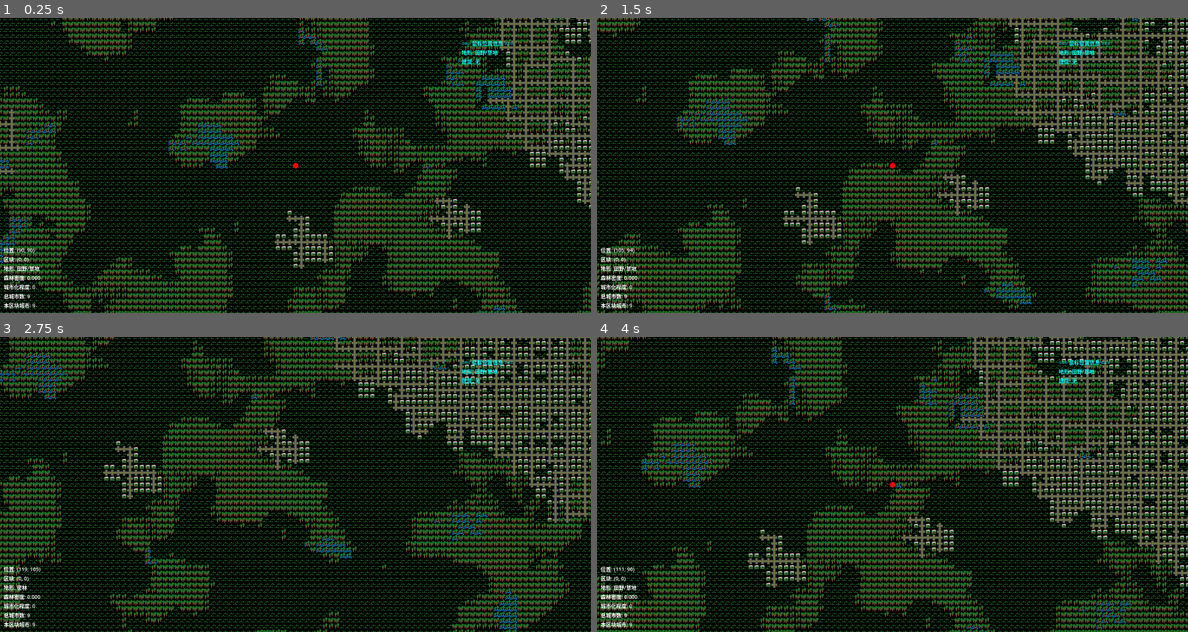
Above: before the commit, frames 1-4 (two rows, left to right).
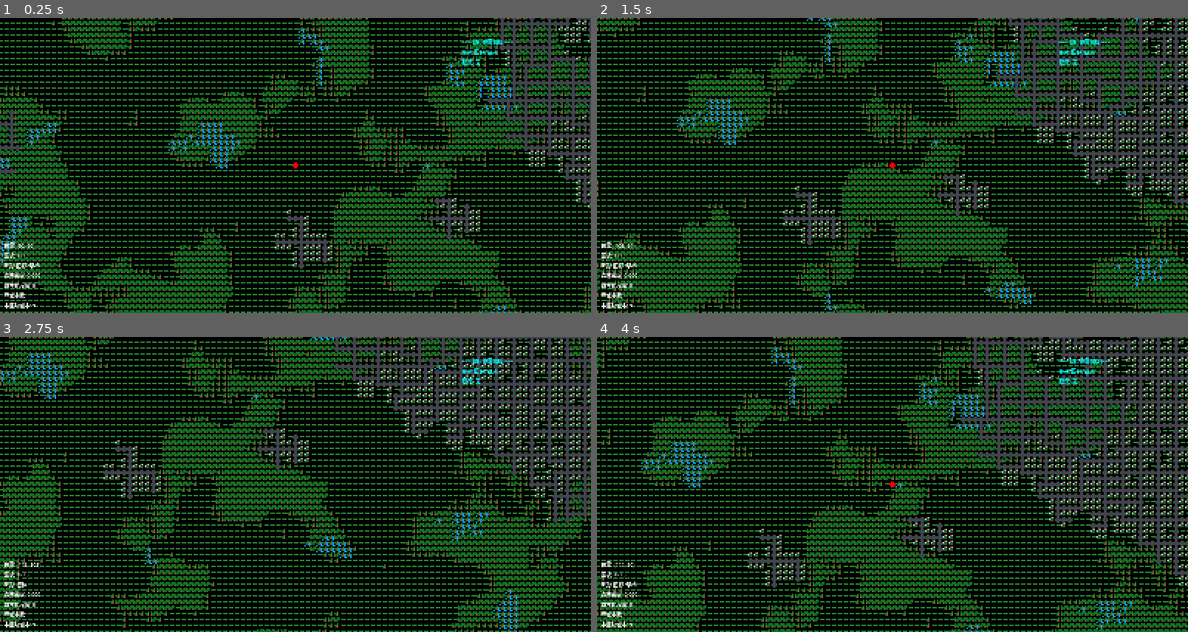
Above: after the commit, the same moments.

Repository: AliveGh0st/overmapchunkdemo
Game: Godot game, scene res://overmap_system.tscn
Two runs of this game, one before a commit and one after it. Both use one fixed random seed, a clock stepped at 60 frames per second and the inputs below.
Inputs (mouse positions are in pixels of both pictures, inside the frame that each line leads up to):
- Up to frame 1 (0.25 s): no input
- Up to frame 2 (1.5 s): tap Enter at 0.5 s; move the mouse to (1022, 150) at 0.52 s; hold Right (ui_right) 0.53-1.28 s; tap Tab at 0.6 s; click (1022, 150) at 0.67 s; move the mouse to (774, 180) at 1.27 s; hold Down (ui_down) from 1.28 s (still down); tap I at 1.35 s
- Up to frame 3 (2.75 s): move the mouse to (354, 419) at 2.02 s; release Down (ui_down) at 2.03 s; hold Right (ui_right) from 2.03 s (still down); tap Tab at 2.1 s
- Up to frame 4 (4 s): move the mouse to (862, 543) at 2.77 s; release Right (ui_right) at 2.78 s; hold Up (ui_up) 2.78-3.53 s; tap I at 2.85 s; click (862, 543) at 2.92 s; move the mouse to (1069, 528) at 3.52 s; hold Left (ui_left) from 3.53 s (still down); tap Tab at 3.6 s

The runs differ from the first frame. In frame 1, 34% of the frame differs, in the area x 0-100%, y 0-100%; in frame 2, 35%; in frame 3, 35%; in frame 4, 36%.

Commit message:
移除内部绘制地形tileset功能，全部使用外部tres tileset资源。

Diff:
--- a/config_manager.gd
+++ b/config_manager.gd
@@ -14,9 +14,7 @@
 	const BORDER_THRESHOLD: int = 11  ## 触发新区块生成的边界阈值
 
 	## TileSet 资源配置
-	const USE_EXTERNAL_TILESET: bool = true  ## 推荐使用外部 TileSet 资源
 	const TERRAIN_TILESET_PATH: String = "res://assets/tilesets/overmap.tres"  ## 地形 TileSet 路径
-	const PLAYER_TILESET_PATH: String = "res://assets/tilesets/player_tileset.tres"  ## 玩家标记 TileSet 路径
 
 # ============================================================================
 # 地形系统配置
@@ -50,20 +48,11 @@
 	}
 
 # ============================================================================
-# 颜色方案配置
+# 颜色方案配置（仅用于玩家标记）
 # ============================================================================
 class ColorConfig:
-	## 基于CDDA终端风格的颜色配置
-	const TERRAIN_COLOR: Color = Color.YELLOW
+	## 玩家标记颜色配置
 	const PLAYER_COLOR: Color = Color.RED
-	const RIVER_COLOR: Color = Color.BLUE
-	const LAKE_SURFACE_COLOR: Color = Color.BLUE
-	const LAKE_SHORE_COLOR: Color = Color.DARK_GRAY
-	const FOREST_COLOR: Color = Color.DARK_GREEN
-	const FOREST_THICK_COLOR: Color = Color.FOREST_GREEN
-	const SWAMP_COLOR: Color = Color(0.4, 0.6, 0.3, 1.0)
-	const ROAD_COLOR: Color = Color.GRAY       ## 道路颜色
-	const CITY_COLOR: Color = Color.WHITE      ## 城市建筑颜色
 
 # ============================================================================
 # 玩家配置
@@ -333,19 +322,6 @@
 func get_player_color() -> Color:
 	return ColorConfig.PLAYER_COLOR
 
-func get_terrain_color(terrain_type: int) -> Color:
-	match terrain_type:
-		TerrainConfig.TYPE_LAND: return ColorConfig.TERRAIN_COLOR
-		TerrainConfig.TYPE_RIVER: return ColorConfig.RIVER_COLOR
-		TerrainConfig.TYPE_LAKE_SURFACE: return ColorConfig.LAKE_SURFACE_COLOR
-		TerrainConfig.TYPE_LAKE_SHORE: return ColorConfig.LAKE_SHORE_COLOR
-		TerrainConfig.TYPE_FOREST: return ColorConfig.FOREST_COLOR
-		TerrainConfig.TYPE_FOREST_THICK: return ColorConfig.FOREST_THICK_COLOR
-		TerrainConfig.TYPE_SWAMP: return ColorConfig.SWAMP_COLOR
-		TerrainConfig.TYPE_ROAD: return ColorConfig.ROAD_COLOR
-		TerrainConfig.TYPE_CITY_TILE: return ColorConfig.CITY_COLOR
-		_: return Color.WHITE
-
 ## 获取地形类型对应的瓦片坐标
 func get_atlas_coords_for_terrain(terrain_type: int) -> Vector2i:
 	return TerrainConfig.TERRAIN_TO_ATLAS_COORDS.get(terrain_type, Vector2i(-1, -1))
--- a/overmap_renderer.gd
+++ b/overmap_renderer.gd
@@ -205,7 +205,7 @@
 	"""
 	初始化TileMapLayer渲染系统
 	创建地形图层和玩家图层，设置对应的TileSet资源
-	支持使用外部 .tres 文件或程序生成的 TileSet
+	地形图层使用外部 .tres 文件，玩家图层使用程序生成的 TileSet
 	"""
 	# 创建地形渲染图层
 	tile_map_layer = TileMapLayer.new()
@@ -217,23 +217,17 @@
 	player_tile_map_layer.name = "PlayerLayer"
 	add_child(player_tile_map_layer)
 
-	# 为地形图层设置 TileSet（根据配置选择外部资源或程序生成）
-	if Config.RenderConfig.USE_EXTERNAL_TILESET:
-		tile_set_resource = load_external_terrain_tileset()
-	else:
-		tile_set_resource = create_terrain_tileset()
+	# 为地形图层设置外部 TileSet
+	tile_set_resource = load_external_terrain_tileset()
 	tile_map_layer.tile_set = tile_set_resource
 
-	# 为玩家图层设置 TileSet（根据配置选择外部资源或程序生成）
-	var player_tileset: TileSet
-	if Config.RenderConfig.USE_EXTERNAL_TILESET:
-		player_tileset = load_external_player_tileset()
-	else:
-		player_tileset = create_player_tileset()
+	# 为玩家图层设置程序生成的 TileSet
+	var player_tileset: TileSet = create_player_tileset()
 	player_tile_map_layer.tile_set = player_tileset
 
 	print("TileMapLayers created with tile_size: ", tile_set_resource.tile_size)
-	print("Using external tileset: ", Config.RenderConfig.USE_EXTERNAL_TILESET)
+	print("Using external terrain tileset from: ", Config.RenderConfig.TERRAIN_TILESET_PATH)
+	print("Using procedural player tileset")
 	print("Terrain layer position: ", tile_map_layer.position)
 	print("Player layer position: ", player_tile_map_layer.position)
 
@@ -242,7 +236,7 @@
 func load_external_terrain_tileset() -> TileSet:
 	"""
 	加载外部地形 TileSet 资源文件
-	如果加载失败，则回退到程序生成的 TileSet
+	这是唯一的地形 TileSet 加载方式，必须成功加载
 	"""
 	var tileset_path = Config.RenderConfig.TERRAIN_TILESET_PATH
 
@@ -252,95 +246,15 @@
 			print("外部地形 TileSet 加载成功: ", tileset_path)
 			return loaded_tileset
 		else:
-			print("警告: 无法将资源作为 TileSet 加载: ", tileset_path)
+			push_error("无法将资源作为 TileSet 加载: " + tileset_path)
 	else:
-		print("警告: 外部地形 TileSet 文件不存在: ", tileset_path)
-
-	print("回退到程序生成的地形 TileSet")
-	return create_terrain_tileset()
-
-func load_external_player_tileset() -> TileSet:
-	"""
-	加载外部玩家标记 TileSet 资源文件
-	如果加载失败，则回退到程序生成的 TileSet
-	"""
-	var tileset_path = Config.RenderConfig.PLAYER_TILESET_PATH
-
-	if ResourceLoader.exists(tileset_path):
-		var loaded_tileset = load(tileset_path) as TileSet
-		if loaded_tileset != null:
-			print("外部玩家 TileSet 加载成功: ", tileset_path)
-			return loaded_tileset
-		else:
-			print("警告: 无法将资源作为 TileSet 加载: ", tileset_path)
-	else:
-		print("警告: 外部玩家 TileSet 文件不存在: ", tileset_path)
-
-	print("回退到程序生成的玩家 TileSet")
-	return create_player_tileset()
-
-func create_terrain_tileset() -> TileSet:
-	"""
-	创建简单的地形TileSet资源（备用方案）
-	当外部TileSet不可用时，创建一个基本的单色瓦片集
-	推荐使用外部TileSet资源以获得更好的视觉效果
-	"""
-	print("警告: 正在使用简化的程序生成TileSet，建议使用外部TileSet资源")
-
-	var tileset = TileSet.new()
-	tileset.tile_size = Vector2i(Config.RenderConfig.TILE_SIZE, Config.RenderConfig.TILE_SIZE)
-
-	var atlas_source = TileSetAtlasSource.new()
-
-	# 创建一个简单的4x3网格布局的图集
-	var tile_pixel_size = Config.RenderConfig.TILE_SIZE
-	var atlas_width = 4 * tile_pixel_size
-	var atlas_height = 3 * tile_pixel_size
-	var atlas_image = Image.create(atlas_width, atlas_height, false, Image.FORMAT_RGBA8)
-
-	# 填充透明背景
-	atlas_image.fill(Color(0, 0, 0, 0))
-
-	# 为每种地形类型在对应坐标位置绘制简单的颜色块
-	var terrain_mappings = [
-		[Config.TerrainConfig.TYPE_LAND, Vector2i(0, 0), Config.ColorConfig.TERRAIN_COLOR],
-		[Config.TerrainConfig.TYPE_RIVER, Vector2i(1, 0), Config.ColorConfig.RIVER_COLOR],
-		[Config.TerrainConfig.TYPE_LAKE_SURFACE, Vector2i(2, 0), Config.ColorConfig.LAKE_SURFACE_COLOR],
-		[Config.TerrainConfig.TYPE_LAKE_SHORE, Vector2i(3, 0), Config.ColorConfig.LAKE_SHORE_COLOR],
-		[Config.TerrainConfig.TYPE_FOREST, Vector2i(0, 1), Config.ColorConfig.FOREST_COLOR],
-		[Config.TerrainConfig.TYPE_FOREST_THICK, Vector2i(1, 1), Config.ColorConfig.FOREST_THICK_COLOR],
-		[Config.TerrainConfig.TYPE_SWAMP, Vector2i(2, 1), Config.ColorConfig.SWAMP_COLOR],
-		[Config.TerrainConfig.TYPE_ROAD, Vector2i(3, 1), Config.ColorConfig.ROAD_COLOR],
-		[Config.TerrainConfig.TYPE_CITY_TILE, Vector2i(0, 2), Config.ColorConfig.CITY_COLOR]
-	]
-
-	# 绘制每个地形类型的简单颜色块
-	for mapping in terrain_mappings:
-		var terrain_type = mapping[0]
-		var grid_pos = mapping[1]
-		var color = mapping[2]
-
-		var start_x = grid_pos.x * tile_pixel_size
-		var start_y = grid_pos.y * tile_pixel_size
-
-		# 绘制简单的颜色块
-		for x in range(tile_pixel_size):
-			for y in range(tile_pixel_size):
-				atlas_image.set_pixel(start_x + x, start_y + y, color)
-
-		# 在TileSetAtlasSource中创建对应的瓦片
-		var atlas_coords = Config.TerrainConfig.TERRAIN_TO_ATLAS_COORDS.get(terrain_type, Vector2i(-1, -1))
-		if atlas_coords.x >= 0 and atlas_coords.y >= 0:
-			atlas_source.create_tile(atlas_coords)
-
-	# 设置纹理到atlas_source
-	var atlas_texture = ImageTexture.new()
-	atlas_texture.set_image(atlas_image)
-	atlas_source.texture = atlas_texture
-	atlas_source.texture_region_size = Vector2i(tile_pixel_size, tile_pixel_size)
-
-	tileset.add_source(atlas_source, 0)
-	return tileset
+		push_error("外部地形 TileSet 文件不存在: " + tileset_path)
+
+	# 如果外部 TileSet 加载失败，创建一个空的 TileSet 避免崩溃
+	push_error("地形 TileSet 加载失败，请检查文件路径和格式")
+	var emergency_tileset = TileSet.new()
+	emergency_tileset.tile_size = Vector2i(Config.RenderConfig.TILE_SIZE, Config.RenderConfig.TILE_SIZE)
+	return emergency_tileset
 
 func create_player_tileset() -> TileSet:
 	"""
@@ -1531,99 +1445,6 @@
 		print("沼泽生成统计 - 区块 ", chunk_coord, ": 河流数=", _river_count,
 			  ", 森林检查=", forest_checked, ", 沼泽生成=", swamp_generated)
 
-func _draw_tree_shape(atlas_image: Image, start_y: int, tile_pixel_size: int, color: Color, is_thick: bool):
-	"""
-	绘制树形图案到纹理图集
-	使用多个圆形叠加模拟树冠效果，密林比普通森林更茂密
-	"""
-	var center_x = int(float(tile_pixel_size) / 2.0)
-	var center_y = int(float(tile_pixel_size) / 2.0)
-
-	# 树干参数
-	var trunk_width = 2.0
-	var trunk_height = int(float(tile_pixel_size) * 0.5)  # 树干高度为瓦片的50%
-	var trunk_start_y = tile_pixel_size - trunk_height
-
-	# 树冠参数 - 根据森林类型调整大小
-	var main_crown_radius = int(float(tile_pixel_size) * 0.3)  # 主树冠半径
-	var small_crown_radius = int(float(tile_pixel_size) * 0.2)  # 小树冠半径
-
-	if is_thick:
-		# 密林的树冠更大更茂密
-		main_crown_radius = int(float(tile_pixel_size) * 0.35)
-		small_crown_radius = int(float(tile_pixel_size) * 0.25)
-
-	# 绘制主树冠（中心圆形）
-	for x in range(tile_pixel_size):
-		for y in range(tile_pixel_size):
-			var dx = float(x) - float(center_x)
-			var dy = float(y) - float(center_y - 1)  # 主树冠稍微向上偏移
-			var distance = sqrt(dx * dx + dy * dy)
-
-			if distance <= main_crown_radius:
-				atlas_image.set_pixel(x, start_y + y, color)
-
-	# 绘制左上角小树冠
-	var left_crown_x = center_x - int(main_crown_radius * 0.6)
-	var left_crown_y = center_y - int(main_crown_radius * 0.4) - 1
-	for x in range(tile_pixel_size):
-		for y in range(tile_pixel_size):
-			var dx = float(x) - float(left_crown_x)
-			var dy = float(y) - float(left_crown_y)
-			var distance = sqrt(dx * dx + dy * dy)
-
-			if distance <= small_crown_radius:
-				atlas_image.set_pixel(x, start_y + y, color)
-
-	# 绘制右上角小树冠
-	var right_crown_x = center_x + int(main_crown_radius * 0.6)
-	var right_crown_y = center_y - int(main_crown_radius * 0.4) - 1
-	for x in range(tile_pixel_size):
-		for y in range(tile_pixel_size):
-			var dx = float(x) - float(right_crown_x)
-			var dy = float(y) - float(right_crown_y)
-			var distance = sqrt(dx * dx + dy * dy)
-
-			if distance <= small_crown_radius:
-				atlas_image.set_pixel(x, start_y + y, color)
-
-	# 密林额外的小树冠（更茂密的效果）
-	if is_thick:
-		# 左下角小树冠
-		var left_bottom_x = center_x - int(main_crown_radius * 0.4)
-		var left_bottom_y = center_y + int(main_crown_radius * 0.3)
-		for x in range(tile_pixel_size):
-			for y in range(tile_pixel_size):
-				var dx = float(x) - float(left_bottom_x)
-				var dy = float(y) - float(left_bottom_y)
-				var distance = sqrt(dx * dx + dy * dy)
-
-				if distance <= small_crown_radius * 0.8:
-					atlas_image.set_pixel(x, start_y + y, color)
-
-		# 右下角小树冠
-		var right_bottom_x = center_x + int(main_crown_radius * 0.4)
-		var right_bottom_y = center_y + int(main_crown_radius * 0.3)
-		for x in range(tile_pixel_size):
-			for y in range(tile_pixel_size):
-				var dx = float(x) - float(right_bottom_x)
-				var dy = float(y) - float(right_bottom_y)
-				var distance = sqrt(dx * dx + dy * dy)
-
-				if distance <= small_crown_radius * 0.8:
-					atlas_image.set_pixel(x, start_y + y, color)
-
-	# 绘制树干（矩形，棕黑色）
-	var trunk_left = int(center_x - trunk_width / 2.0)
-	var trunk_right = int(center_x + trunk_width / 2.0)
-	var trunk_color = Color(0.4, 0.2, 0.1, 1.0)  # 棕黑色树干
-
-	for x in range(trunk_left, trunk_right + 1):
-		if x >= 0 and x < tile_pixel_size:
-			for y in range(trunk_start_y, tile_pixel_size):
-				if y >= 0 and y < tile_pixel_size:
-					atlas_image.set_pixel(x, start_y + y, trunk_color)
-
 # ============================================================================
 # 调试信息系统
 # ============================================================================
@@ -1798,68 +1619,6 @@
 
 	return nearest_city
 
-func _draw_swamp_shape(atlas_image: Image, start_y: int, tile_pixel_size: int, color: Color):
-	"""
-	绘制沼泽地形图案到纹理图集
-	使用水面基底加上稀疏的草丛和小树点缀，模拟森林沼泽的外观
-	"""
-	var center_x = int(float(tile_pixel_size) / 2.0)
-	var center_y = int(float(tile_pixel_size) / 2.0)
-
-	# 水面颜色（比基础沼泽色稍暗）
-	var water_color = Color(color.r * 0.7, color.g * 0.8, color.b * 0.9, color.a)
-	# 草丛颜色（比基础沼泽色稍亮）
-	var grass_color = Color(color.r * 1.2, color.g * 1.1, color.b * 0.8, color.a)
-	# 小树/灌木颜色（更深的绿色）
-	var bush_color = Color(color.r * 0.6, color.g * 0.9, color.b * 0.5, color.a)
-
-	# 首先绘制水面基底（填充整个瓦片）
-	for x in range(tile_pixel_size):
-		for y in range(tile_pixel_size):
-			atlas_image.set_pixel(x, start_y + y, water_color)
-
-	# 绘制几个小草丛（随机分布的小圆形）
-	var grass_spots = [
-		Vector2i(center_x - 4, center_y - 3),
-		Vector2i(center_x + 3, center_y - 4),
-		Vector2i(center_x - 2, center_y + 3),
-		Vector2i(center_x + 4, center_y + 2),
-		Vector2i(center_x - 1, center_y - 1)
-	]
-
-	for spot in grass_spots:
-		var radius = 1.5
-		for x in range(tile_pixel_size):
-			for y in range(tile_pixel_size):
-				var dx = float(x) - float(spot.x)
-				var dy = float(y) - float(spot.y)
-				var distance = sqrt(dx * dx + dy * dy)
-
-				if distance <= radius and x >= 0 and x < tile_pixel_size and y >= 0 and y < tile_pixel_size:
-					atlas_image.set_pixel(x, start_y + y, grass_color)
-
-	# 绘制一些小灌木/树丛（更小的树形）
-	var bush_spots = [
-		Vector2i(center_x - 3, center_y + 1),
-		Vector2i(center_x + 2, center_y - 2)
-	]
-
-	for spot in bush_spots:
-		var crown_radius = 1.8
-		# 绘制小树冠
-		for x in range(tile_pixel_size):
-			for y in range(tile_pixel_size):
-				var dx = float(x) - float(spot.x)
-				var dy = float(y) - float(spot.y - 1)  # 稍微向上偏移
-				var distance = sqrt(dx * dx + dy * dy)
-
-				if distance <= crown_radius and x >= 0 and x < tile_pixel_size and y >= 0 and y < tile_pixel_size:
-					atlas_image.set_pixel(x, start_y + y, bush_color)
-
-		# 绘制小树干
-		if spot.x >= 0 and spot.x < tile_pixel_size and spot.y + 1 >= 0 and spot.y + 1 < tile_pixel_size:
-			atlas_image.set_pixel(spot.x, start_y + spot.y + 1, Color.SADDLE_BROWN)
-
 func _add_flood_buffer_fast(center: Vector2i, radius: int, floodplain: Dictionary,
 						   world_start_x: int, world_end_x: int, world_start_y: int, world_end_y: int):
 	"""
@@ -2608,46 +2367,6 @@
 		1, 3: return [0, 2]  # 东/西 -> 北/南
 		_: return [0, 1, 2, 3]
 
-func _draw_road_shape(atlas_image: Image, start_y: int, tile_pixel_size: int, color: Color):
-	"""
-	绘制道路（十字路口）图案到纹理图集
-	绘制水平和垂直线条形成十字形
-	"""
-	var center_x = int(float(tile_pixel_size) / 2.0)
-	var center_y = int(float(tile_pixel_size) / 2.0)
-	var road_width = max(2, int(float(tile_pixel_size) / 8.0))  # 道路宽度，先转浮点数再除法
-
-	# 绘制水平道路
-	for x in range(tile_pixel_size):
-		for y in range(center_y - road_width / 2, center_y + road_width / 2 + 1):
-			if y >= 0 and y < tile_pixel_size:
-				atlas_image.set_pixel(x, start_y + y, color)
-
-	# 绘制垂直道路
-	for y in range(tile_pixel_size):
-		for x in range(center_x - road_width / 2, center_x + road_width / 2 + 1):
-			if x >= 0 and x < tile_pixel_size:
-				atlas_image.set_pixel(x, start_y + y, color)
-
-func _draw_city_shape(atlas_image: Image, start_y: int, tile_pixel_size: int, color: Color):
-	"""
-	绘制城市建筑图案到纹理图集
-	绘制简单的方形建筑轮廓
-	"""
-	var building_size = int(tile_pixel_size * 0.8)  # 建筑大小
-	var offset = int(float(tile_pixel_size - building_size) / 2.0)  # 偏移量，先转浮点数
-
-	# 绘制建筑轮廓
-	for x in range(offset, offset + building_size):
-		for y in range(offset, offset + building_size):
-			if x >= 0 and x < tile_pixel_size and y >= 0 and y < tile_pixel_size:
-				# 只绘制边框
-				if x == offset or x == offset + building_size - 1 or y == offset or y == offset + building_size - 1:
-					atlas_image.set_pixel(x, start_y + y, color)
-				# 或者填充整个建筑（可选）
-				else:
-					atlas_image.set_pixel(x, start_y + y, Color(color.r * 0.7, color.g * 0.7, color.b * 0.7, color.a))
-
 # ============================================================================
 # 新功能演示和测试函数
 # ============================================================================
--- a/project.godot
+++ b/project.godot
@@ -28,6 +28,7 @@
 
 window/size/viewport_width=1600
 window/size/viewport_height=800
+window/stretch/mode="canvas_items"
 
 [editor]
 
Not shown, changed: .gitignore
